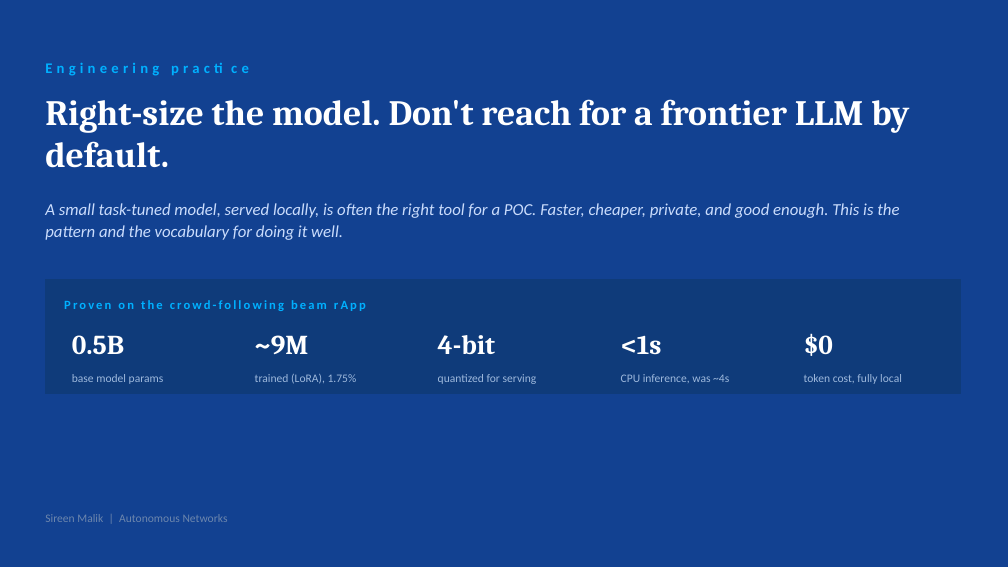
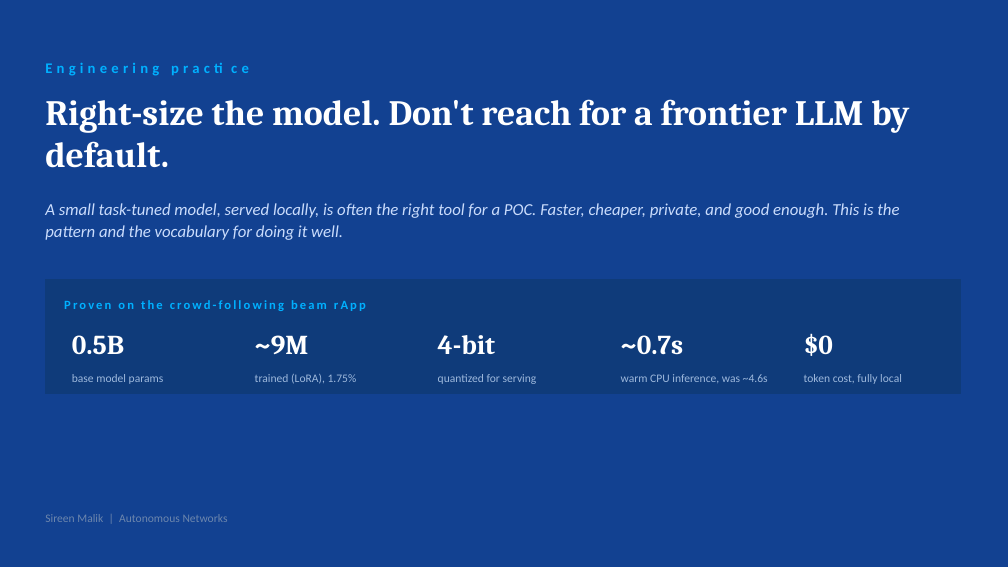
Before and after one commit to sireenmalik/BeamMeUpQwen, a slide deck: slide 12 of lora_training_walkthrough.pptx (slide 11 before the commit). Drawn at 1008x567 pixels with LibreOffice and Linux fonts; fonts in the diff are those of the drawing. Boxes give left, top, right and bottom in pixels: in the first picture for what was removed or moved away, otherwise in the second. Text is boxed around its words. In the diff, an @@ line names an element or a change of style, - is before the commit and + after.

```diff
--- a/lora_training_walkthrough.pptx
+++ b/lora_training_walkthrough.pptx
@@ text at bbox=[621, 335, 684, 355]: text changed @@
-<1s
+~0.7s
@@ text at bbox=[621, 374, 768, 383]: text changed @@
-CPU inference, was ~4s
+warm CPU inference, was ~4.6s
```
Also in this commit, not shown: 2 other slides changed, 2 slides added.
